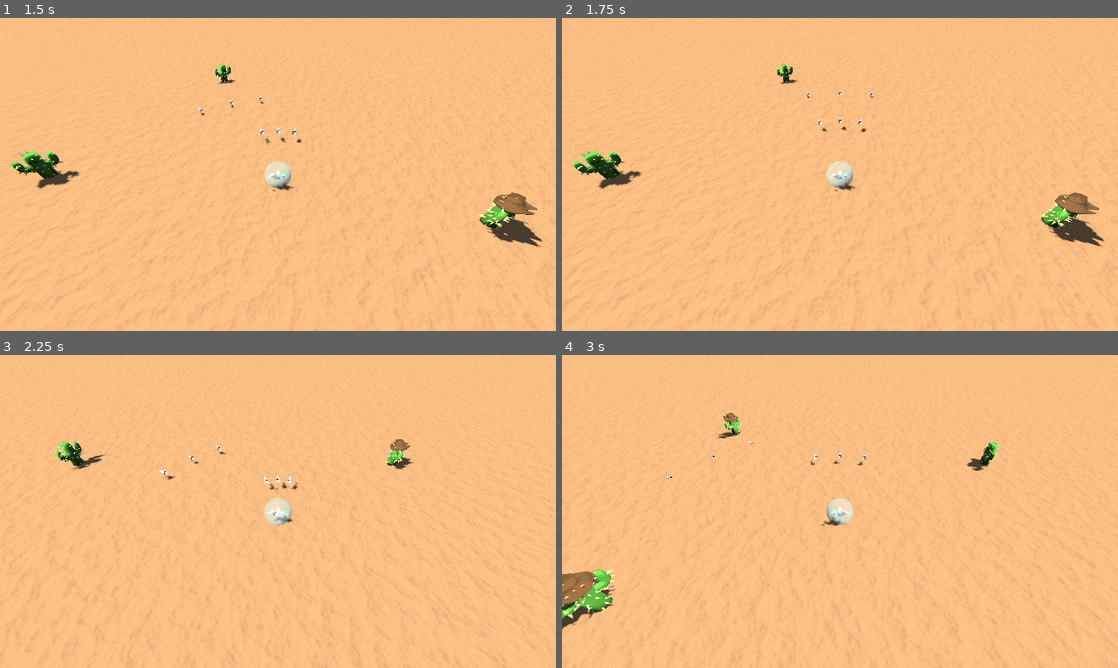
Above: before the commit, frames 1-4 (two rows, left to right).
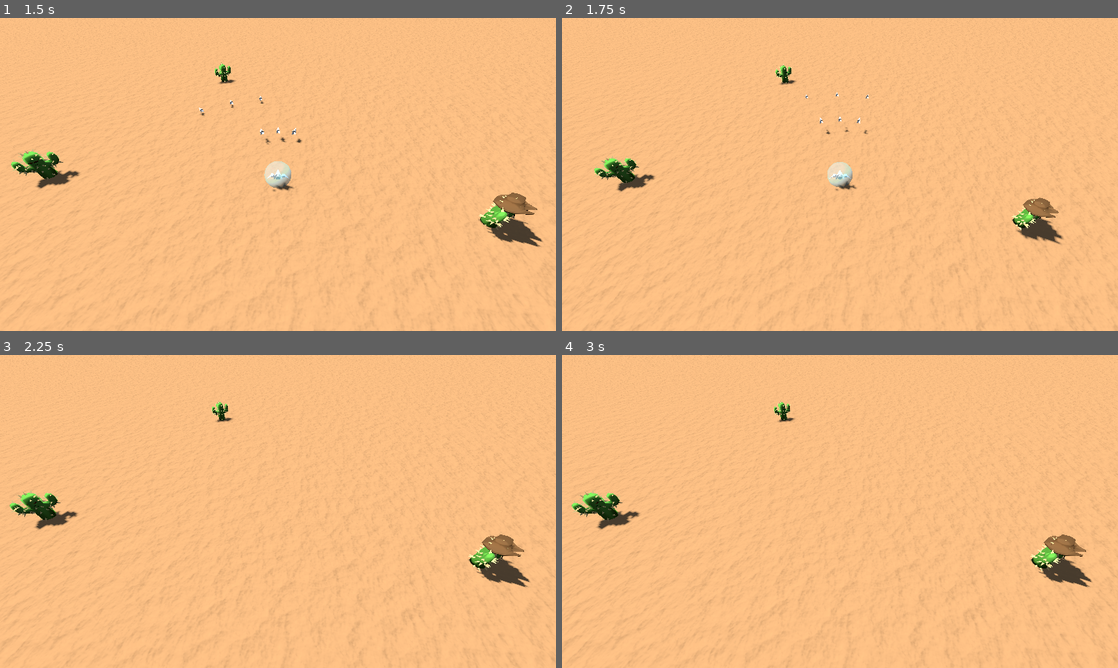
Above: after the commit, the same moments.

Repository: dicemaster5/BubbleSurvivors
Game: Godot game, scene res://scenes/world.tscn
The game is run twice, just before and just after one commit, with the same random seed, the same clock (stepped at 60 frames per second) and the same inputs.
Inputs:
- Up to frame 1 (1.5 s): hold D (move_right) 0.53-1.28 s; hold S (move_down) from 1.28 s (still down)
- Up to frame 2 (1.75 s): keep holding S (move_down)
- Up to frame 3 (2.25 s): release S (move_down) at 2.03 s; hold D (move_right) from 2.03 s (still down)
- Up to frame 4 (3 s): release D (move_right) at 2.78 s; hold W (move_up) from 2.78 s (still down)

Frame 1 is identical in both runs. In frame 2, 3.3% of the frame differs, in the area x 0-100%, y 0-100%; in frame 3, 3.3%; in frame 4, 4.3%.
Error before the commit: Parse Error: Identifier "play_hit_sound" not declared in the current scope. (res://scenes/enemy.gd:25)

Commit message:
functionality but broken

Diff:
--- a/scenes/collectable_bubble.tscn
+++ b/scenes/collectable_bubble.tscn
@@ -13,7 +13,6 @@
 collision_mask = 14
 gravity_scale = 0.0
 freeze_mode = 1
-continuous_cd = true
 contact_monitor = true
 max_contacts_reported = 10
 script = ExtResource("1_vtwy5")
--- a/scenes/enemy.gd
+++ b/scenes/enemy.gd
@@ -22,7 +22,7 @@
 # Called when the node enters the scene tree for the first time.
 func _ready() -> void:
 	$Damageable.died.connect(handle_killed)
-	$Damageable.damaged.connect(play_hit_sound)
+	# $Damageable.damaged.connect(play_hit_sound)
 	$Damageable.died.connect(spawn_drop)
 	$Damageable.died.connect(handle_despawn)
 	$Damageable.damaged.connect(play_hit_effects)
--- a/scenes/enemy.tscn
+++ b/scenes/enemy.tscn
@@ -1,9 +1,10 @@
-[gd_scene load_steps=30 format=3 uid="uid://bj8ad7oh5pca4"]
+[gd_scene load_steps=31 format=3 uid="uid://bj8ad7oh5pca4"]
 
 [ext_resource type="Script" path="res://scenes/enemy.gd" id="1_pqivd"]
 [ext_resource type="PackedScene" uid="uid://b4k74vxbwqkvv" path="res://models/enemy/Cactus.glb" id="2_h27gd"]
 [ext_resource type="PackedScene" uid="uid://dbcu8fbojyx8" path="res://scenes/collectable_bubble.tscn" id="2_r6bm5"]
 [ext_resource type="Material" uid="uid://br3vmrnkoxjwr" path="res://materials/cactus.tres" id="3_js6t3"]
+[ext_resource type="PackedScene" path="res://scenes/projectile_impact.tscn" id="3_k075m"]
 [ext_resource type="Material" uid="uid://cylgormxvsjkq" path="res://materials/cactus_hat.tres" id="4_06bfg"]
 [ext_resource type="Material" uid="uid://da441aq8ti6fi" path="res://materials/cactus_hair.tres" id="5_8i3jk"]
 [ext_resource type="Material" uid="uid://cwallljq5t4yk" path="res://materials/cactus_spikes.tres" id="5_bupd2"]
@@ -177,8 +178,13 @@
 collision_layer = 4
 collision_mask = 10
 script = ExtResource("1_pqivd")
+speed = null
 drop_item = ExtResource("2_r6bm5")
+drop_chance = null
+max_dist_from_target = null
+value = null
 collider = NodePath("CollisionShape3D")
+projectile_impact = ExtResource("3_k075m")
 
 [node name="CollisionShape3D" type="CollisionShape3D" parent="."]
 transform = Transform3D(1, 0, 0, 0, 1, 0, 0, 0, 1, 0.034369, 0.777256, -0.00280845)
